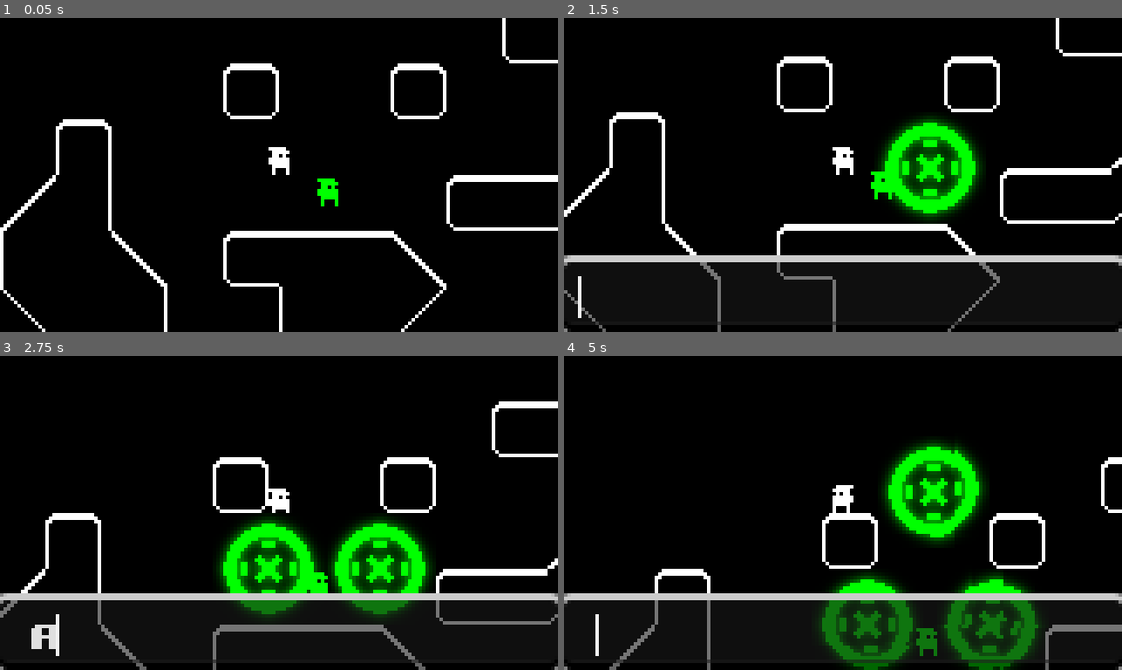
Above: before the commit, frames 1-4 (two rows, left to right).
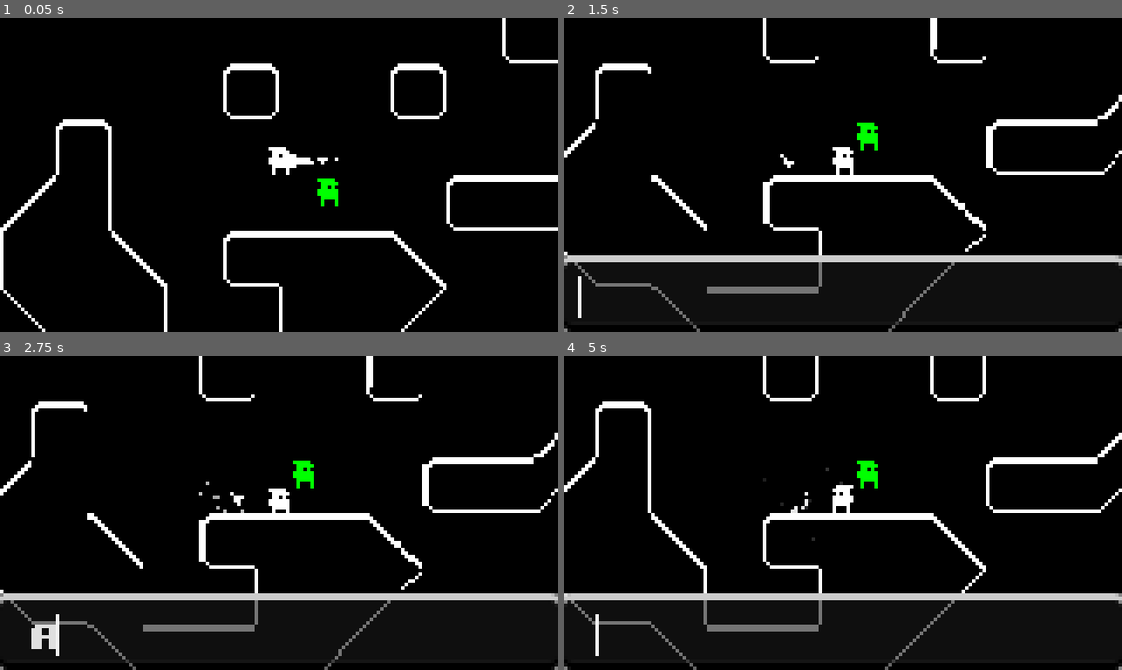
Above: after the commit, the same moments.

Repository: Bool-Pug/Arrows-Magic
Game: Godot game, scene res://Scenes/gameplay.tscn
Same seed, same stepped clock (60 frames per second), same inputs: the game is played once before the commit and once after it.
Inputs:
- Up to frame 1 (0.05 s): no input
- Up to frame 2 (1.5 s): hold D (move_right) from 0.53 s (still down); tap Tab (Terminal_Open) at 0.6, 1.35 s; tap Space (jump) at 0.77 s; tap Enter at 1.25 s
- Up to frame 3 (2.75 s): tap Space (jump) at 1.52 s; release D (move_right) at 2.03 s; hold A (move_left) from 2.03 s (still down); tap Tab (Terminal_Open) at 2.1 s
- Up to frame 4 (5 s): tap Space (jump) at 2.75, 3.02, 3.77, 4.52 s; release A (move_left) at 2.78 s; hold D (move_right) 2.78-4.28 s; tap Tab (Terminal_Open) at 2.85, 3.6, 4.35 s; tap Enter at 4.25 s; hold A (move_left) from 4.28 s (still down)

The runs differ from the first frame. In frame 1, 0.2% of the frame differs, in the area x 51-61%, y 43-48%; in frame 2, 12%; in frame 3, 16%; in frame 4, 18%, in the area x 0-100%, y 0-100%.

Commit message:
added a particle effect to the failed spells, and working on making spells cast in front of the player, rather than from their feet

Diff:
--- a/Resources/Magic/Spells/generic_spell.tres
+++ b/Resources/Magic/Spells/generic_spell.tres
@@ -1,6 +1,6 @@
 [gd_resource type="Resource" script_class="spell_generic" load_steps=3 format=3 uid="uid://dotht2ydbpywh"]
 
-[ext_resource type="PackedScene" uid="uid://dwodja6qrbabj" path="res://Scenes/Composites/Magic/orbSpell.tscn" id="1_3l7es"]
+[ext_resource type="PackedScene" uid="uid://o0ybm0gfp1r0" path="res://Scenes/Composites/Magic/failed_magic.tscn" id="1_3l7es"]
 [ext_resource type="Script" uid="uid://n6wqq25vc6jj" path="res://Resources/Magic/Spells/spell_generic.gd" id="1_wf2vk"]
 
 [resource]
--- /dev/null
+++ b/Scenes/Composites/Magic/failed_magic.tscn
@@ -0,0 +1,26 @@
+[gd_scene load_steps=5 format=3 uid="uid://o0ybm0gfp1r0"]
+
+[ext_resource type="Script" uid="uid://y1se1j20lljp" path="res://Scenes/Composites/Magic/particle_deleter.gd" id="1_3sviy"]
+
+[sub_resource type="Curve" id="Curve_puebw"]
+_data = [Vector2(0, 1), 0.0, 0.35250083, 0, 0, Vector2(1, 0), 0.0, 0.0, 0, 0]
+point_count = 2
+
+[sub_resource type="CurveTexture" id="CurveTexture_5h7oy"]
+curve = SubResource("Curve_puebw")
+
+[sub_resource type="ParticleProcessMaterial" id="ParticleProcessMaterial_ltefv"]
+particle_flag_disable_z = true
+radial_velocity_min = -2.2351742e-05
+radial_velocity_max = 20.199978
+gravity = Vector3(0, 9.8, 0)
+damping_max = 12.121
+alpha_curve = SubResource("CurveTexture_5h7oy")
+
+[node name="GPUParticles2D" type="GPUParticles2D"]
+one_shot = true
+explosiveness = 0.91
+process_material = SubResource("ParticleProcessMaterial_ltefv")
+script = ExtResource("1_3sviy")
+
+[connection signal="finished" from="." to="." method="delete"]
--- /dev/null
+++ b/Scenes/Composites/Magic/particle_deleter.gd
@@ -0,0 +1,3 @@
+extends Node
+func delete() -> void:
+	queue_free()
--- /dev/null
+++ b/Scenes/Composites/Magic/projectile_motion.gd
@@ -0,0 +1,20 @@
+extends CharacterBody2D
+
+
+@export var linear_speed:float = 300.0
+@export var gravity_intensity:float = 1.0
+@export var direction = 1
+@onready var damage: Node = $Damage
+
+func _init() -> void:
+	velocity.x = direction * linear_speed
+
+func _physics_process(delta: float) -> void:
+	# Add the gravity.
+
+	velocity += get_gravity() * delta * gravity_intensity
+
+	var collision := move_and_collide(velocity* delta)
+
+	if(collision):
+		damage._on_physics_body_2d_body_entered(collision.get_collider())
--- a/Scenes/Composites/Magic/weakBoltSpell.tscn
+++ b/Scenes/Composites/Magic/weakBoltSpell.tscn
@@ -1,10 +1,8 @@
-[gd_scene load_steps=7 format=3 uid="uid://bna3isbt3sm1n"]
+[gd_scene load_steps=8 format=3 uid="uid://bna3isbt3sm1n"]
 
 [ext_resource type="Texture2D" uid="uid://f838qoifvac3" path="res://Assets/Spritesheets/Basic_magic_bolts_spritesheet.png" id="1_6voo0"]
+[ext_resource type="Script" uid="uid://6eic1iukv8ek" path="res://Scenes/Composites/Magic/projectile_motion.gd" id="1_aegnn"]
 [ext_resource type="PackedScene" uid="uid://cm63otkwsh4mj" path="res://Scenes/Components/damage.tscn" id="2_sc0u2"]
-
-[sub_resource type="RectangleShape2D" id="RectangleShape2D_c3td7"]
-size = Vector2(16, 4)
 
 [sub_resource type="AtlasTexture" id="AtlasTexture_kd7fj"]
 atlas = ExtResource("1_6voo0")
@@ -28,22 +26,23 @@
 "speed": 5.0
 }]
 
-[node name="WeakBoltSpell" type="Node2D"]
+[sub_resource type="RectangleShape2D" id="RectangleShape2D_c3td7"]
+size = Vector2(6, 4)
 
-[node name="RigidBody2D" type="RigidBody2D" parent="."]
+[node name="WeakBoltSpell" type="CharacterBody2D"]
 collision_layer = 0
 collision_mask = 5
-gravity_scale = 0.0
-contact_monitor = true
-max_contacts_reported = 1
-linear_velocity = Vector2(100, 0)
-linear_damp_mode = 1
+motion_mode = 1
+script = ExtResource("1_aegnn")
+linear_speed = 0.0
 
-[node name="CollisionShape2D" type="CollisionShape2D" parent="RigidBody2D"]
-shape = SubResource("RectangleShape2D_c3td7")
-
-[node name="AnimatedSprite2D" type="AnimatedSprite2D" parent="RigidBody2D"]
+[node name="AnimatedSprite2D" type="AnimatedSprite2D" parent="."]
+position = Vector2(-6, 0)
 sprite_frames = SubResource("SpriteFrames_jnqoq")
 frame_progress = 0.06206813
 
 [node name="Damage" parent="." instance=ExtResource("2_sc0u2")]
+
+[node name="CollisionShape2D" type="CollisionShape2D" parent="."]
+position = Vector2(-1, 0)
+shape = SubResource("RectangleShape2D_c3td7")
--- a/Scenes/Composites/player.tscn
+++ b/Scenes/Composites/player.tscn
@@ -1,7 +1,8 @@
-[gd_scene load_steps=16 format=3 uid="uid://cyf361gloxfeh"]
+[gd_scene load_steps=17 format=3 uid="uid://cyf361gloxfeh"]
 
 [ext_resource type="PackedScene" uid="uid://dk0q8qifhpj64" path="res://Scenes/Components/BasicCharacterControllerComponent.tscn" id="1_u6qrk"]
 [ext_resource type="Texture2D" uid="uid://cdr8j33cfibt2" path="res://Assets/PlayerAnimationSheet.png" id="2_jt2kn"]
+[ext_resource type="PackedScene" uid="uid://bna3isbt3sm1n" path="res://Scenes/Composites/Magic/weakBoltSpell.tscn" id="3_5082d"]
 
 [sub_resource type="GDScript" id="GDScript_jt2kn"]
 
@@ -124,3 +125,10 @@
 position = Vector2(0, -4)
 sprite_frames = SubResource("SpriteFrames_jmvko")
 animation = &"falling"
+
+[node name="CastingPoint" type="Marker2D" parent="BasicCharacterControllerComponent"]
+position = Vector2(-12, -4)
+gizmo_extents = 1.9
+
+[node name="WeakBoltSpell" parent="BasicCharacterControllerComponent/CastingPoint" instance=ExtResource("3_5082d")]
+scale = Vector2(-1, -1)
--- a/Scenes/Composites/playerInput.gd
+++ b/Scenes/Composites/playerInput.gd
@@ -3,6 +3,9 @@
 @onready var basic_character_controller_component: CharacterBody2D = $BasicCharacterControllerComponent
 @onready var camera_2d: Camera2D = $Camera2D
 var input_paused: bool = false
+
+@onready var casting_point: Marker2D = $BasicCharacterControllerComponent/CastingPoint
+
 
 # Called when the node enters the scene tree for the first time.
 func _ready() -> void:
--- a/Scenes/UIs/terminal_controller.gd
+++ b/Scenes/UIs/terminal_controller.gd
@@ -79,12 +79,17 @@
 
 	var manifestation:Node2D = spell.manifestation.instantiate()
 	get_tree().root.add_child(manifestation)
-	manifestation.global_position = player_body.global_position
+	var flip_vector := Vector2(1,1)
+
 	if(player_body.flipped_direction):
-		print("flipping")
-		manifestation.rotate(PI)
+		flip_vector = Vector2(-1,1)
+		manifestation.apply_scale(flip_vector)
+		if(manifestation is CharacterBody2D):
+			manifestation.velocity.x *= -1
 
-		manifestation.get_child(0).velocity.x *= -1
+	print(player.casting_point.position * flip_vector)
+	manifestation.global_position = player_body.global_position + (player.casting_point.position * flip_vector)
+
 
 func _on_cast_delay_timer_timeout() -> void:
 	cast_next_in_queue()
--- a/Scripts/Components/damage.gd
+++ b/Scripts/Components/damage.gd
@@ -4,8 +4,9 @@
 
 
 func _on_physics_body_2d_body_entered(body: Node) -> void:
-	var health = body.get_parent().find_child("Health")
+	var health = body.find_child("Health")
 	if(health):
 		health.take_damage(damage)
-	get_parent().queue_free()
+	if(destroy_parent_on_collision):
+		get_parent().queue_free()
 	pass # Replace with function body.
Not shown, added: Scenes/Composites/Magic/particle_deleter.gd.uid
Not shown, added: Scenes/Composites/Magic/projectile_motion.gd.uid
